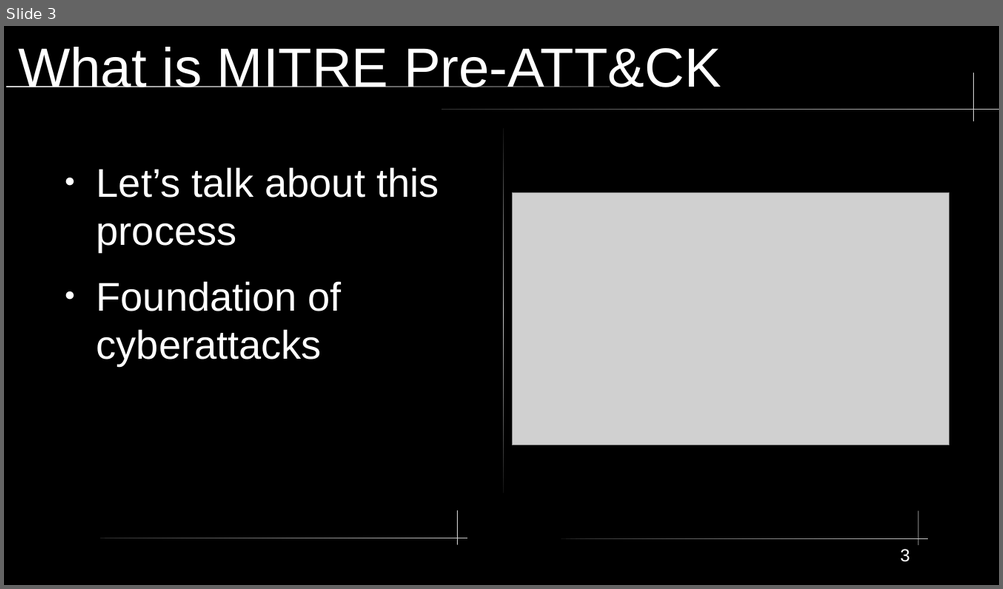
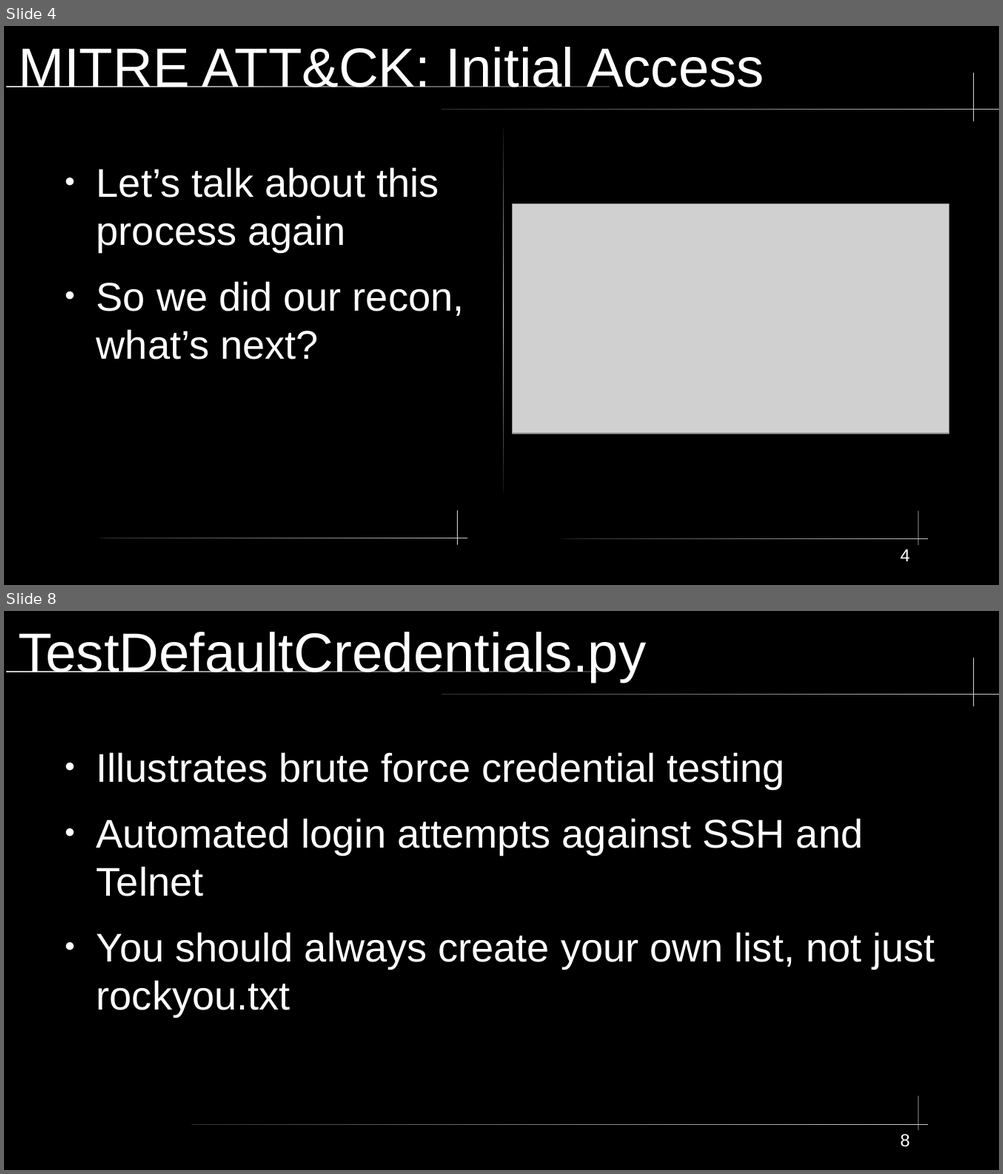
Before and after one commit to xXxSpicyBoiiixXx/COMPSFI-212, a slide deck: Cyber-Chapters/Chapter-2/Chapter2.odp. Shown one above the other, each under a label of ours: slide 3 before the commit, slides 4 and 8 after it; the slides between them are not shown. The pictures are 1003x589 and 1003x1174 pixels, drawn with LibreOffice and Linux fonts; fonts in the diff are those of the drawing; grey boxes stand for pictures. Boxes give left, top, right and bottom in pixels: in the first picture for what was removed or moved away, otherwise in the second. Text is boxed around its words. In the diff, an @@ line names an element or a change of style, - is before the commit and + after.

```diff
--- a/Cyber-Chapters/Chapter-2/Chapter2.odp
+++ b/Cyber-Chapters/Chapter-2/Chapter2.odp
@@ slide 8 added at (4, 611, 999, 1170), background #000000; not listed: 4 template elements that a slide beside it also shows @@
@@ title added at (18, 632, 646, 682), 44 pt, text #FFFFFF @@
+TestDefaultCredentials.py
@@ text added at (96, 752, 934, 1017), 32 pt, text #FFFFFF @@
+● Illustrates brute force credential testing
+● Automated login attempts against SSH and Telnet
+● You should always create your own list, not just rockyou.txt
@@ rounded rectangle added at (192, 1125, 928, 1125), fill gradient #333333 to #CCCCCC @@
@@ page number added at (900, 1134, 910, 1147), 14 pt, text #FFFFFF @@
+8
@@ what was slide 3 is now slide 4 @@
@@ slide 4 changed as well @@
@@ title at (18, 47, 764, 87): text changed @@
-What is MITRE Pre-ATT&CK
+MITRE ATT&CK: Initial Access
@@ text at (96, 167, 464, 360): text changed @@
-● Let’s talk about this process
-● Foundation of cyberattacks
+● Let’s talk about this process again
+● So we did our recon, what’s next?
@@ picture: place and size @@
-picture at (512, 193, 949, 446)
+picture at (512, 204, 949, 434)
@@ page number at (900, 549, 910, 562): text changed @@
-3
+4
```
Also in this commit, not shown: 1 other slide changed, 15 other slides added, 19 slides removed, 10 other files.
